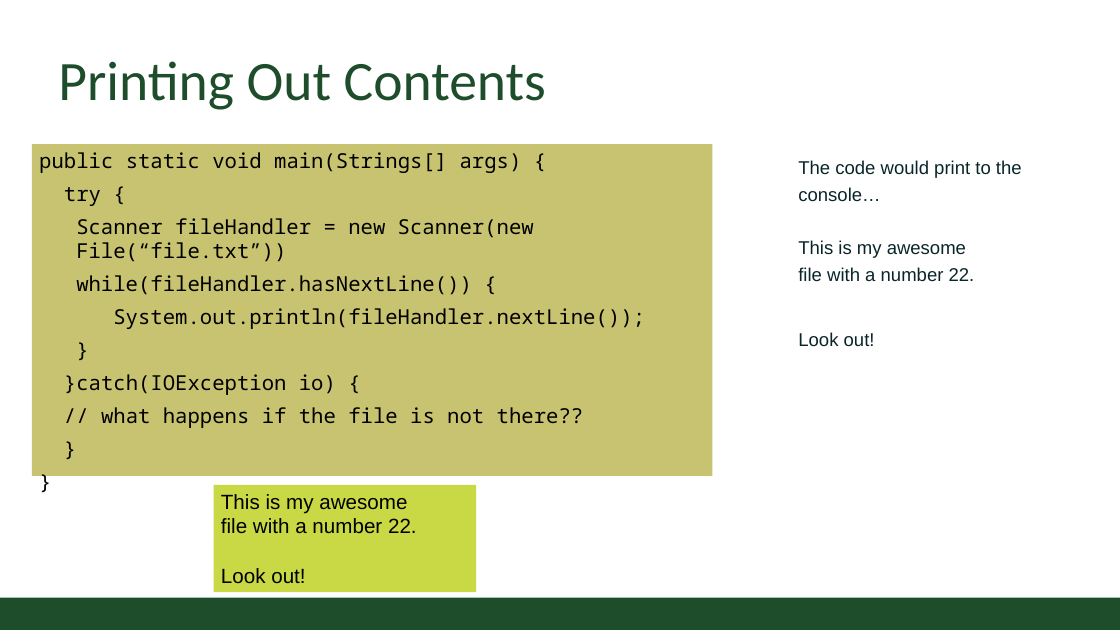
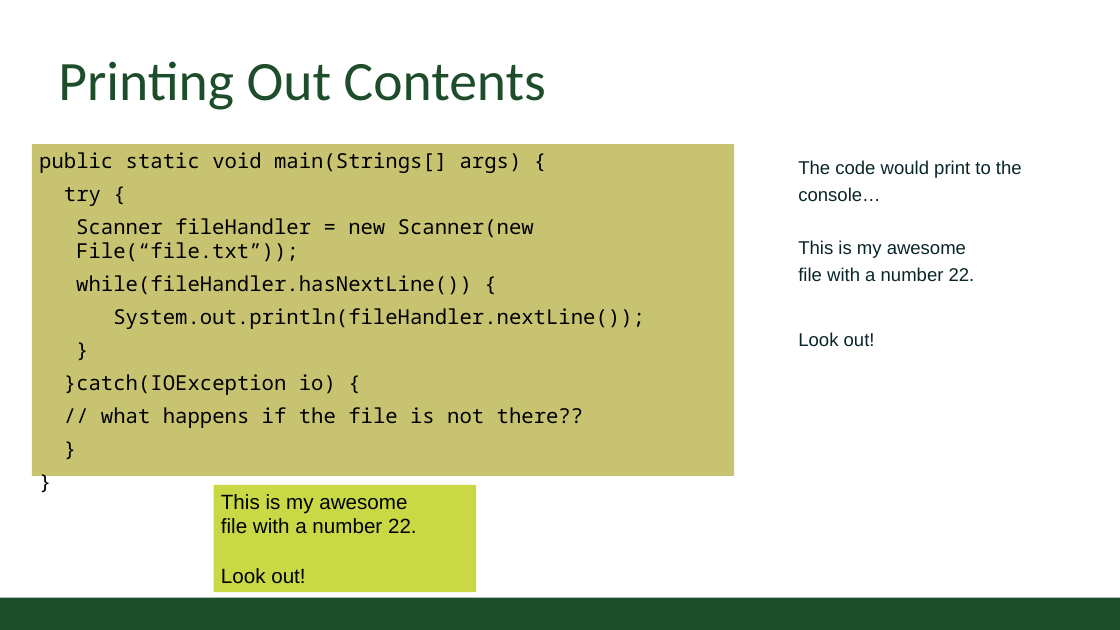
Before and after one commit to CSU-CompSci-CS163-4/Handouts, a slide deck: slide 8 of slides/On-Campus/07_02_FileInput.pptx (slide 6 before the commit). Drawn at 1120x630 pixels with LibreOffice and Linux fonts; fonts in the diff are those of the drawing; background and template pictures are left out. Boxes give left, top, right and bottom in pixels: in the first picture for what was removed or moved away, otherwise in the second. Text is boxed around its words. In the diff, an @@ line names an element or a change of style, - is before the commit and + after.

Commit message:
Added Announcements, one slide on Scanner and Code Along practice at the end
Added Announcements, one slide on Scanner and Code Along practice at the end

```diff
--- a/slides/On-Campus/07_02_FileInput.pptx
+++ b/slides/On-Campus/07_02_FileInput.pptx
@@ rectangle "public static void main(Strings[] args) ..." resized from (x1=32, y1=144, x2=712, y2=476) to (x1=32, y1=144, x2=735, y2=476) @@
@@ text in rectangle at (x1=76, y1=218, x2=534, y2=262): text changed @@
-Scanner fileHandler = new Scanner(new File(“file.txt”))
+Scanner fileHandler = new Scanner(new File(“file.txt”));
```
Also in this commit, not shown: 1 other slide changed, 3 slides added.
